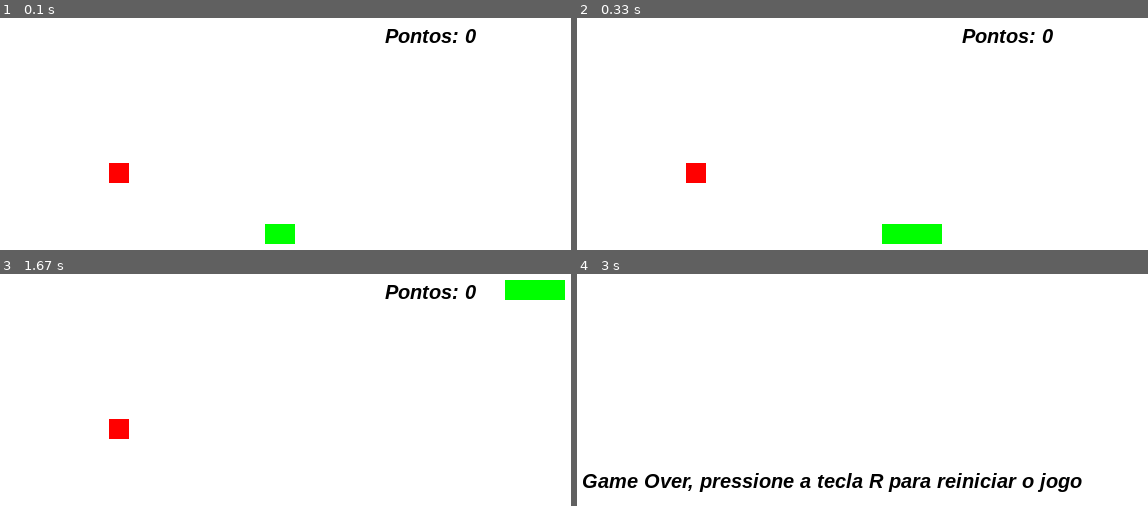
Above: before the commit, frames 1-4 (two rows, left to right).
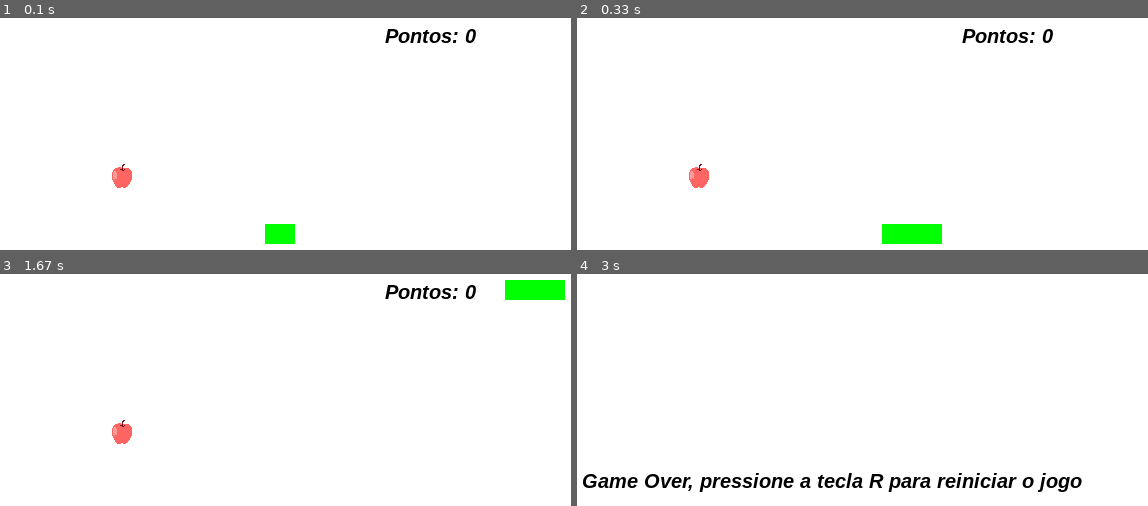
Above: after the commit, the same moments.

Repository: mateusblm/snake-game-pygame
Game: pygame game, started from snake.py
Two runs of this game, one before a commit and one after it. Both use one fixed random seed, a clock stepped at 60 frames per second and the inputs below.
Inputs:
- Up to frame 1 (0.1 s): no input
- Up to frame 2 (0.33 s): no input
- Up to frame 3 (1.67 s): tap W at 0.33 s; hold Right 0.67-1.13 s; hold Up 1.17-1.47 s; hold Right from 1.5 s (still down)
- Up to frame 4 (3 s): release Right at 1.97 s

The runs differ from the first frame. In frame 1, 0.4% of the frame differs, in the area x 19-24%, y 62-74%; in frame 2, 0.4%; in frame 3, 0.4%; in frame 4, nothing differs.

Commit message:
Adicionando a imagem da maçã

Diff:
--- a/snake.py
+++ b/snake.py
@@ -21,6 +21,8 @@
 lista_cobra = []
 comprimento_inicial = 5
 morte = False
+imagem_maca = pygame.image.load("apple.png")
+imagem_maca = pygame.transform.scale(imagem_maca, (25, 25))
 # Função de desenho do corpo da cobra
 def aumentaCobra(lista_cobra):
     for XeY in lista_cobra:
@@ -86,7 +88,7 @@
     x_cobra = x_cobra + x_controle
     y_cobra = y_cobra + y_controle
     cobra = pygame.draw.rect(tela, (65, 105, 225), (x_cobra, y_cobra, 20, 20))
-    maca = pygame.draw.rect(tela, (255, 0, 0), (x_maca, y_maca, 20, 20))
+    maca = pygame.draw.rect(tela, (255, 255, 255), (x_maca, y_maca, 20, 20))
     if cobra.colliderect(maca):
         x_maca = randint(40, 600)
         y_maca = randint(50, 430)
@@ -132,4 +134,5 @@
 
     aumentaCobra(lista_cobra)
     tela.blit(texto_formatado, (450, 40))
+    tela.blit(imagem_maca, (x_maca, y_maca))
     pygame.display.update()
Binary file added: apple.png
